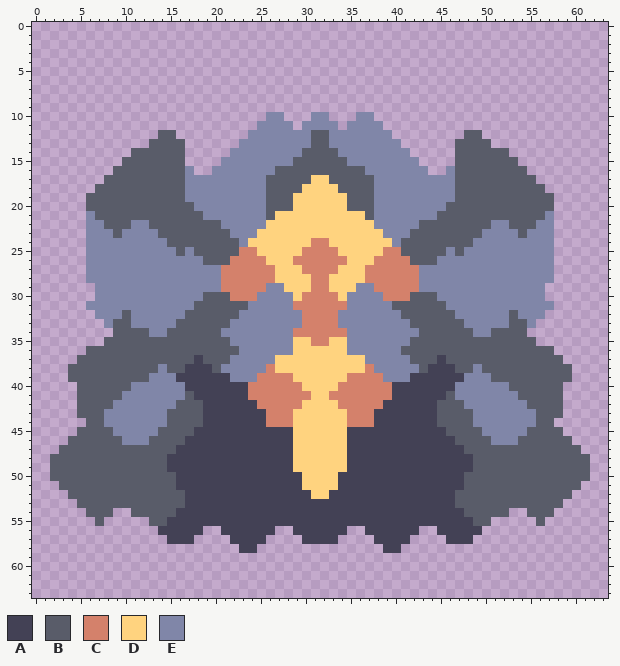
File history of a pixel-art sprite, sprites/units/gjallahorn.png. This is how it looked before the edit.
The file is 64x64 pixels.
Palette (. is transparent): A #434155  B #595c69  C #d4816b  D #ffd37f  E #8086a8
Pixels before (only the part around the change), first column x 0:
 0 ................................................................
 1 ................................................................
 2 ................................................................
 3 ................................................................
 4 ................................................................
 5 ................................................................
 6 ................................................................
 7 ................................................................
 8 ................................................................
 9 ................................................................
10 ..........................EE...EE...EE..........................
11 .........................EEEE.EEEE.EEEE.........................
12 ..............BB........EEEEEEEBBEEEEEEE........BB..............
13 .............BBBB......EEEEEEEEBBEEEEEEEE......BBBB.............
14 ...........BBBBBB.....EEEEEEEEBBBBEEEEEEEE.....BBBBBB...........
15 ..........BBBBBBB....EEEEEEEEBBBBBBEEEEEEEE....BBBBBBB..........
16 .........BBBBBBBBE..EEEEEEEBBBBBBBBBBEEEEEEE..EBBBBBBBB.........
17 ........BBBBBBBBBEEEEEEEEEBBBBBDDBBBBBEEEEEEEEEBBBBBBBBB........
18 .......BBBBBBBBBBEEEEEEEEEBBBBDDDDBBBBEEEEEEEEEBBBBBBBBBB.......
19 ......BBBBBBBBBBBEEEEEEEEEBBBDDDDDDBBBEEEEEEEEEBBBBBBBBBBB......
20 ......BBBBBBBBBBBBEEEEEEEEBBBDDDDDDBBBEEEEEEEEBBBBBBBBBBBB......
21 ......EBBBBBBBBBBBBEEEEEEEBDDDDDDDDDDBEEEEEEEBBBBBBBBBBBBE......
22 ......EEBBBEEBBBBBBBBEEEEEDDDDDDDDDDDDEEEEEBBBBBBBBEEBBBEE......
23 ......EEEBEEEEBBBBBBBBEEEDDDDDDDDDDDDDDEEEBBBBBBBBEEEEBEEE......
24 ......EEEEEEEEEBBBBBBBBEDDDDDDDCCDDDDDDDEBBBBBBBBEEEEEEEEE......
25 ......EEEEEEEEEEBEBBBBBCCDDDDDCCCCDDDDDCCBBBBBEBEEEEEEEEEE......
26 ......EEEEEEEEEEEEEBBBCCCCDDDCCCCCCDDDCCCCBBBEEEEEEEEEEEEE......
27 ......EEEEEEEEEEEEEEECCCCCCDDDCCCCDDDCCCCCCEEEEEEEEEEEEEEE......
28 ......EEEEEEEEEEEEEEECCCCCCDDDDCCDDDDCCCCCCEEEEEEEEEEEEEEE......
29 .......EEEEEEEEEEEEEECCCCCEEDDDCCDDDEECCCCCEEEEEEEEEEEEEE.......
30 .......EEEEEEEEEEEEBBBCCCEEEEDCCCCDEEEECCCBBBEEEEEEEEEEEE.......
31 ......EEEEEEEEEEEEBBBBBBEEEEECCCCCCEEEEEBBBBBBEEEEEEEEEEEE......
32 .......EEEBEEEEEEBBBBBBEEEEEEECCCCEEEEEEEBBBBBBEEEEEEBEEE.......
33 ........EBBEEEEEBBBBBBEEEEEEEECCCCEEEEEEEEBBBBBBEEEEEBBE........
34 .........BBBBEEBBBBBBEEEEEEEECCCCCCEEEEEEEEBBBBBBEEBBBB.........
35 ........BBBBBBBBBBBBBBEEEEEEEDDCCDDEEEEEEEBBBBBBBBBBBBBB........
36 ......BBBBBBBBBBBBBBBBBEEEEEEDDDDDDEEEEEEBBBBBBBBBBBBBBBBB......
37 .....BBBBBBBBBBBBBABBBEEEEEDDDDDDDDDDEEEEEBBBABBBBBBBBBBBBB.....
38 ....BBBBBBBBBBEBBAAABEEEEECDDDDDDDDDDCEEEEEBAAABBEBBBBBBBBBB....
39 ....BBBBBBBBBEEEAAAAAAEEECCCCDDDDDDCCCCEEEAAAAAAEEEBBBBBBBBB....
40 .....BBBBBBEEEEEEAAAAAAACCCCCCDDDDCCCCCCAAAAAAAEEEEEEBBBBBB.....
41 .....BBBBBEEEEEEEBAAAAAACCCCCCCDDCCCCCCCAAAAAABEEEEEEEBBBBB.....
42 .....BBBBEEEEEEEBBBAAAAAACCCCCDDDDCCCCCAAAAAABBBEEEEEEEBBBB.....
43 .....BBBEEEEEEEBBBBAAAAAAACCCDDDDDDCCCAAAAAAABBBBEEEEEEEBBB.....
44 ......BBEEEEEEEBBBBAAAAAAACCCDDDDDDCCCAAAAAAABBBBEEEEEEEBB......
45 .....BBBBEEEEEBBBBAAAAAAAAAAADDDDDDAAAAAAAAAAABBBBEEEEEBBBB.....
46 ....BBBBBBEEEBBBBAAAAAAAAAAAADDDDDDAAAAAAAAAAAABBBBEEEBBBBBB....
47 ...BBBBBBBBBBBBBAAAAAAAAAAAAADDDDDDAAAAAAAAAAAAABBBBBBBBBBBBB...
48 ..BBBBBBBBBBBBBAAAAAAAAAAAAAADDDDDDAAAAAAAAAAAAAABBBBBBBBBBBBB..
49 ..BBBBBBBBBBBBBAAAAAAAAAAAAAADDDDDDAAAAAAAAAAAAAABBBBBBBBBBBBB..
50 ..BBBBBBBBBBBBBBAAAAAAAAAAAAAADDDDAAAAAAAAAAAAAABBBBBBBBBBBBBB..
51 ...BBBBBBBBBBBBBAAAAAAAAAAAAAADDDDAAAAAAAAAAAAAABBBBBBBBBBBBB...
52 ....BBBBBBBBBBBBBAAAAAAAAAAAAAADDAAAAAAAAAAAAAABBBBBBBBBBBBB....
53 .....BBBBBBBBBBBBAAAAAAAAAAAAAAAAAAAAAAAAAAAAAABBBBBBBBBBBB.....
54 ......BBB..BBBBBAAAAAAAAAAAAAAAAAAAAAAAAAAAAAAAABBBBB..BBB......
55 .......B.....BBAAAAAAAAAAAAAAAAAAAAAAAAAAAAAAAAAABB.....B.......
56 ..............AAAAA..AAAAAA..AAAAAA..AAAAAA..AAAAA..............
57 ...............AAA....AAAA....AAAA....AAAA....AAA...............
58 .......................AA..............AA.......................
59 ................................................................
60 ................................................................
61 ................................................................
62 ................................................................
63 ................................................................
New version:
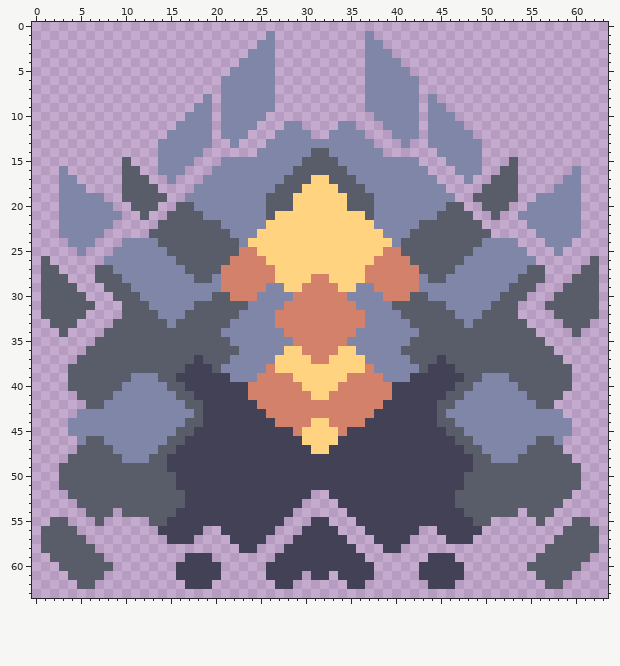
From old to new:
Changed rows in their new state; - is an unchanged pixel.
first column x 1:
 1 -------------------------E----------E-------------------------
 2 ------------------------EE----------EE------------------------
 3 -----------------------EEE----------EEE-----------------------
 4 ----------------------EEEE----------EEEE----------------------
 5 ---------------------EEEEE----------EEEEE---------------------
 6 --------------------EEEEEE----------EEEEEE--------------------
 7 --------------------EEEEEE----------EEEEEE--------------------
 8 ------------------E-EEEEEE----------EEEEEE-E------------------
 9 -----------------EE-EEEEEE----------EEEEEE-EE-----------------
10 ----------------EEE-EEEEE..---..---..EEEEE-EEE----------------
11 ---------------EEEE-EEEE...-E....E-...EEEE-EEEE---------------
12 -------------.EEEEE-EEE...----..----...EEE-EEEEE.-------------
13 ------------.EEEEEE--E...-----EE-----...E--EEEEEE.------------
14 ----------...EEEEE---...-----E--E-----...---EEEEE...----------
15 ----------...EEEE-----------E----E-----------EEEE...----------
16 --E-----.--..EEE.---------EE------EE---------.EEE..--.-----E--
17 --EE---..---..E...-------EE--------EE-------...E..---..---EE--
18 --EEE-...----....--------E----------E--------....----...-EEE--
19 --EEEEE..-----..------------------------------..-----..EEEEE--
20 --EEEEEE..---..--------------------------------..---..EEEEEE--
21 --EEE-EEE..-..----------------------------------..-..EEE-EEE--
22 --EEE--E.....------------------------------------.....E--EEE--
23 --EEE--.....B------------------------------------B.....--EEE--
24 ---EE-...----B----------------DD----------------B----...-EE---
25 ----E...------B-B------------DDDD------------B-B------...E----
26 B----..--------BBB----------DDDDDD----------BBB--------..----B
27 BB---.BB--------BBBB---------DDDD---------BBBB--------BB.---BB
28 BBB--.BBB--------BB------------------------BB--------BBB.--BBB
29 BBBB--.BBB-------------------C--C-------------------BBB.--BBBB
30 BBBBB-..BBB-------E---------C----C---------E-------BBB..-BBBBB
31 BBBBBB...BBB---------------C------C---------------BBB...BBBBBB
32 BBBBB-...-BBB-------------CCC----CCC-------------BBB-...-BBBBB
33 -BBB---.--BBBB------------CCC----CCC------------BBBB--.---BBB-
34 --B----B----BB-------------C------C-------------BB----B----B--
35 ------B---------------------CC--CC---------------------B------
36 ---------------------------D-CCCC-D---------------------------
37 ------------------------------CC------------------------------
38 -------------B----------------------------------B-------------
39 ----------EE-BB--------------------------------BB-EE----------
40 ---B-----E----BB------------------------------BB----E-----B---
41 --------E------B------------------------------B------E--------
42 ----.--E-------E-------------CCCC-------------E-------E--.----
43 ----EEE-------EEE-----------CCCCCC-----------EEE-------EEE----
44 ---EEEE-------EE---------A--CC--CC--A---------EE-------EEEE---
45 ---EEEEE-----EE-------------C----C-------------EE-----EEEEE---
46 ---.E--EE---EE--------------A----A--------------EE---EE--E.---
47 --..----EEEEE---------------AA--AA---------------EEEEE----..--
48 -..------EEE----------------AAAAAA----------------EEE------..-
49 -.--------------------------AAAAAA--------------------------.-
50 -.---------------------------AAAA---------------------------.-
51 -----------------------------AAAA-----------------------------
52 ------------------------------..------------------------------
53 -----------------------------....-----------------------------
54 ---------B------------------......------------------B---------
55 -BB------------------------...--...------------------------BB-
56 BBBB------------------------.----.------------------------BBBB
57 BBBBB-----------------------A----A-----------------------BBBBB
58 BBBBBB---------------------AAAAAAAA---------------------BBBBBB
59 -BBBBBB---------AAA-------AAAAAAAAAA-------AAA---------BBBBBB-
60 --BBBBBB-------AAAAA-----AAAAAAAAAAAA-----AAAAA-------BBBBBB--
61 ---BBBB--------AAAAA-----AAAA-AA-AAAA-----AAAAA--------BBBB---
62 ----BB----------AAA-------AA------AA-------AAA----------BB----
